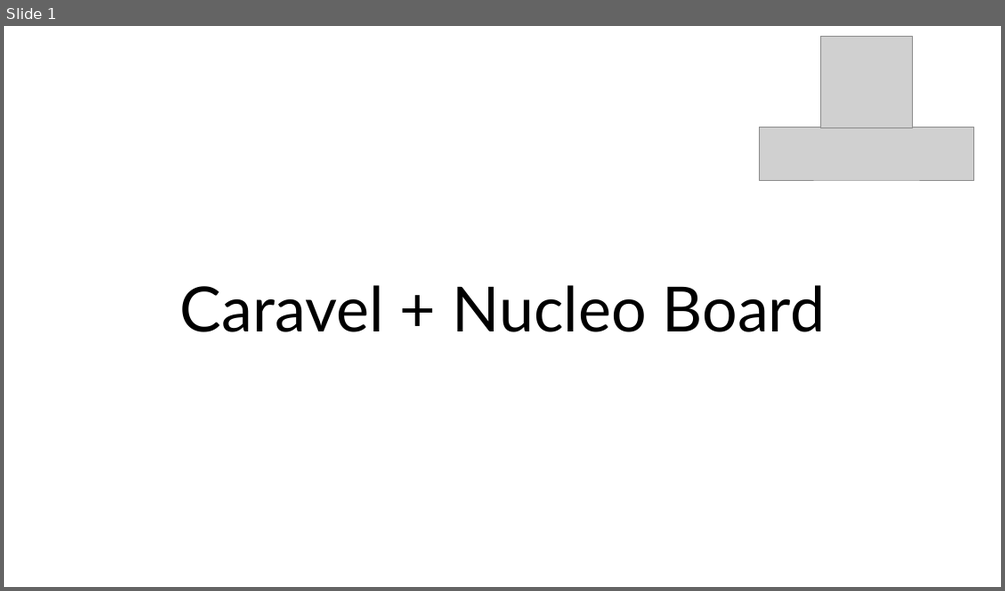
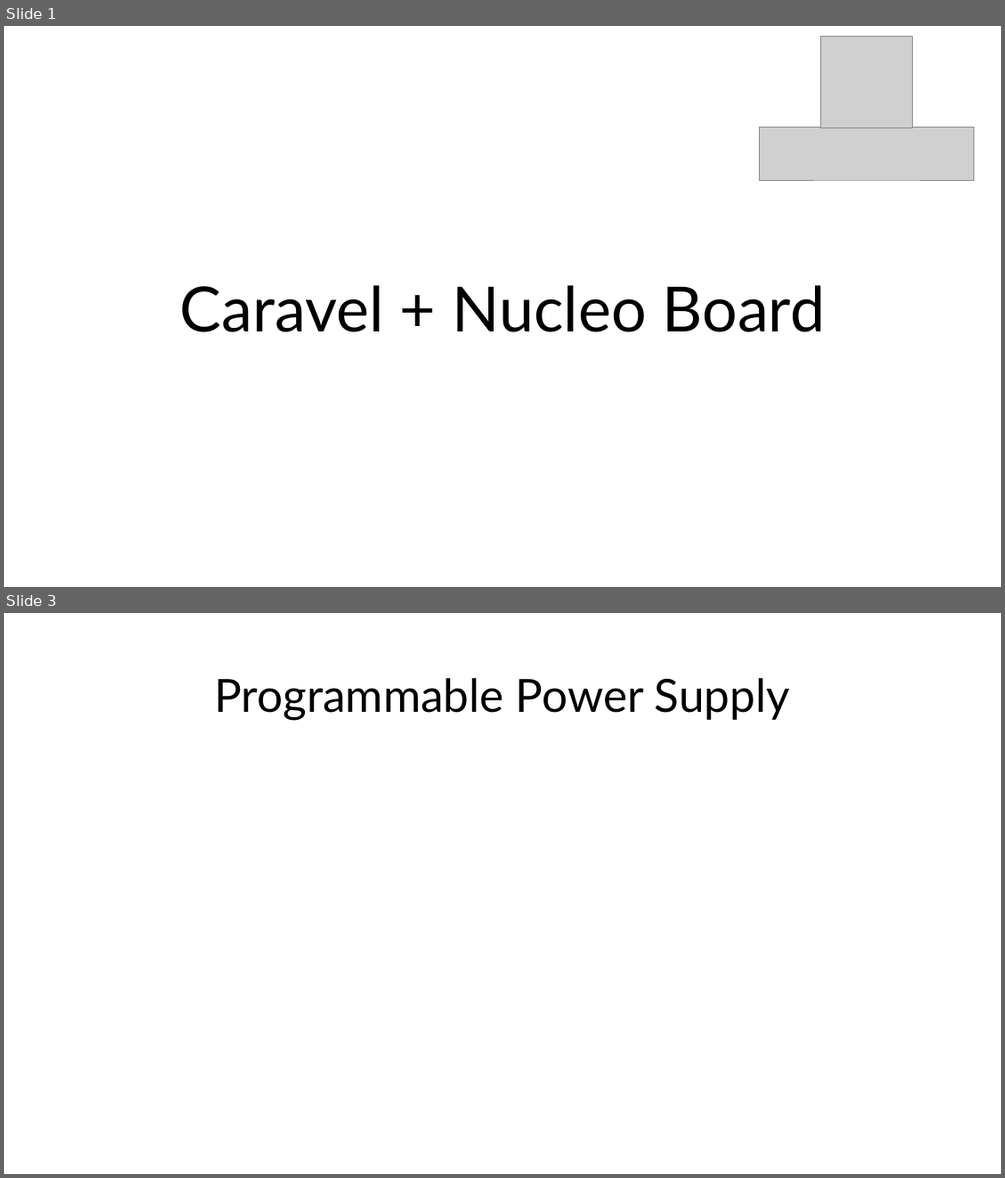
Before and after one commit to efabless/caravel_board, a slide deck: hardware/caravel_Nucleo/docs/Caravel+Nucleo Board.pptx. Shown one above the other, each under a label of ours: slide 1 before the commit, slides 1 and 3 after it; the slides between them are not shown. The pictures are 1005x591 and 1005x1178 pixels, drawn with LibreOffice and Linux fonts; fonts in the diff are those of the drawing; grey boxes stand for pictures. Boxes give left, top, right and bottom in pixels: in the first picture for what was removed or moved away, otherwise in the second. Text is boxed around its words. In the diff, an @@ line names an element or a change of style, - is before the commit and + after.

```diff
--- a/hardware/caravel_Nucleo/docs/Caravel+Nucleo Board.pptx
+++ b/hardware/caravel_Nucleo/docs/Caravel+Nucleo Board.pptx
@@ slide 3 added at (4, 613, 1001, 1174), background #FFFFFF @@
@@ title added at (214, 678, 790, 720), 44 pt, text #000000 @@
+Programmable Power Supply
```
Also in this commit, not shown: 5 slides changed, 4 other slides added, 2 slides removed, 10 other files.
